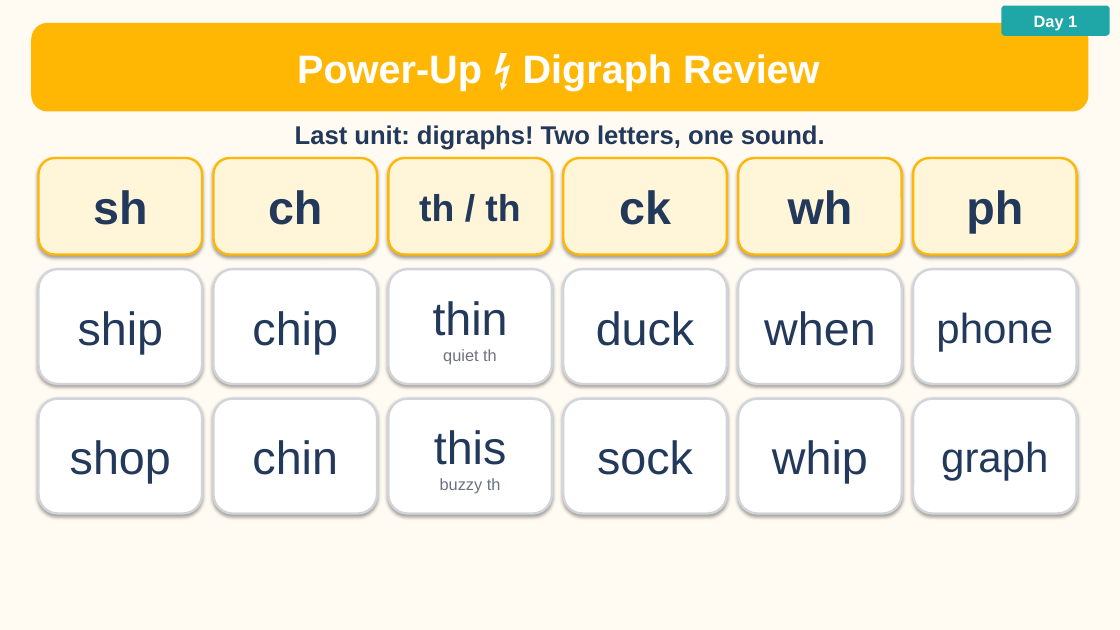
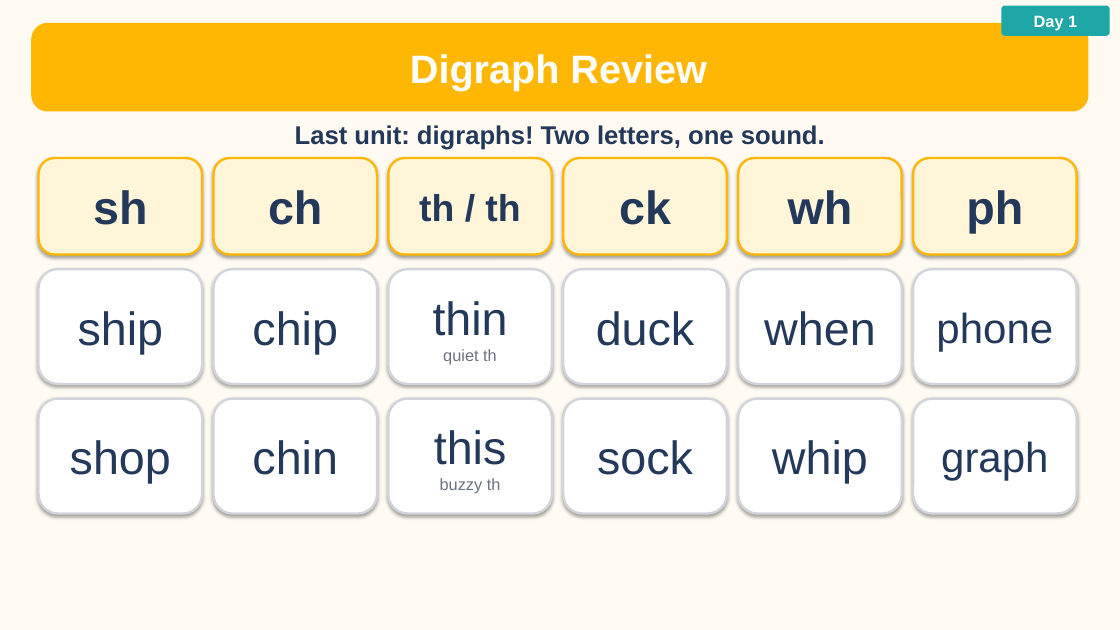
Before and after one commit to Silkwormx/island-readers, a slide deck: slide 5 of teachers/ng/Lesson3.1_ng_Week_Slides_v2.pptx. Drawn at 1120x630 pixels with LibreOffice and Linux fonts; fonts in the diff are those of the drawing. Boxes give left, top, right and bottom in pixels: in the first picture for what was removed or moved away, otherwise in the second. Text is boxed around its words. In the diff, an @@ line names an element or a change of style, - is before the commit and + after.

```diff
--- a/teachers/ng/Lesson3.1_ng_Week_Slides_v2.pptx
+++ b/teachers/ng/Lesson3.1_ng_Week_Slides_v2.pptx
@@ text at <box>410,54,706,90</box>: text changed @@
-Power-Up ⚡ Digraph Review
+Digraph Review
```
Also in this commit, not shown: 13 other slides changed, 38 other files.
